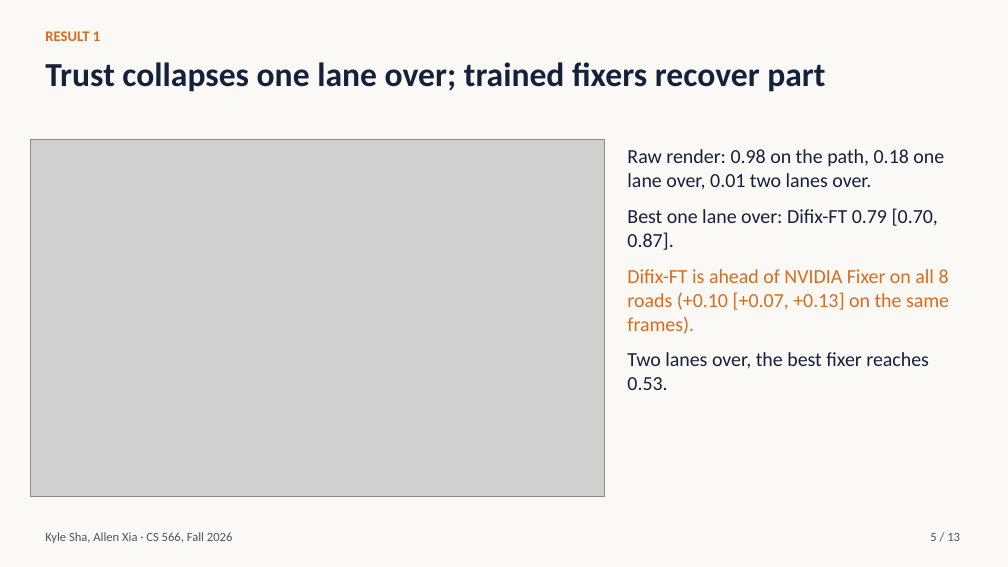
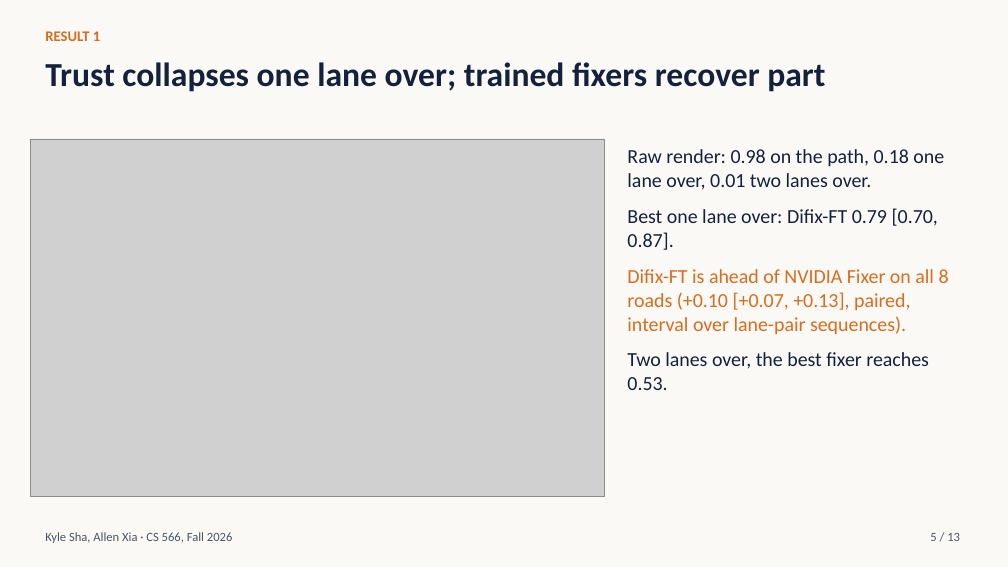
Before and after one commit to ksha23/cs566-drive-sim, a slide deck: slide 5 of docs/cs566_drive_sim_talk.pptx. Drawn at 1008x567 pixels with LibreOffice and Linux fonts; fonts in the diff are those of the drawing; grey boxes stand for pictures. Boxes give left, top, right and bottom in pixels: in the first picture for what was removed or moved away, otherwise in the second. Text is boxed around its words. In the diff, an @@ line names an element or a change of style, - is before the commit and + after.

```diff
--- a/docs/cs566_drive_sim_talk.pptx
+++ b/docs/cs566_drive_sim_talk.pptx
@@ text at (627,269,949,335): text changed @@
-Difix-FT is ahead of NVIDIA Fixer on all 8 roads (+0.10 [+0.07, +0.13] on the same frames).
+Difix-FT is ahead of NVIDIA Fixer on all 8 roads (+0.10 [+0.07, +0.13], paired, interval over lane-pair sequences).
```
Also in this commit, not shown: 2 other slides changed, 3 other files.
